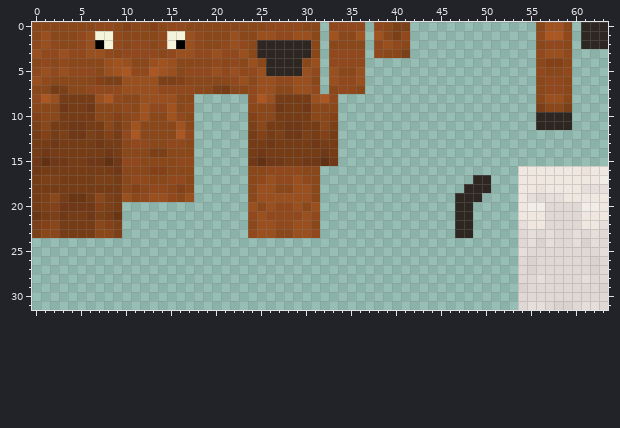
Two states of a pixel-art sprite, Textures/antelope_texture.png. The picture above is the old version.
The file is 64x32 pixels. Colours within 5 levels of each other are drawn and written as one.
The same view after the edit:
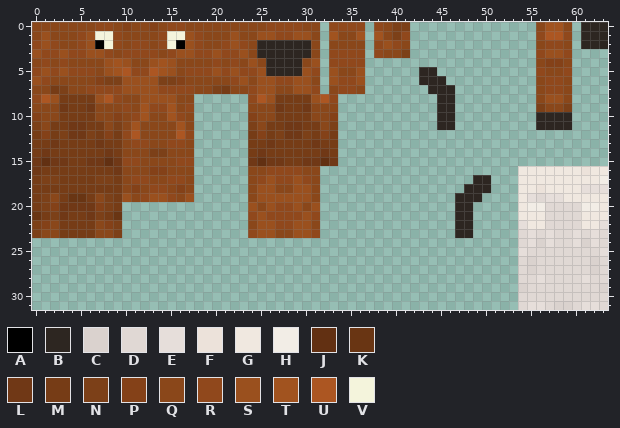
Palette (. is transparent): A #000000  B #2d2621  C #dad2ce  D #e0d8d4  E #e6deda  F #ece2da  G #f0e8e0  H #f2ede6  J #623012  K #693513  L #703816  M #763c16  N #7c4018  P #844118  Q #8a471a  R #90481c  S #9a501e  T #a1531f  U #ac5622  V #f4f4dc
Changes in this commit:
y 5: x 43..44 .. -> BB
y 6: x 43..45 ... -> BBB
y 7: x 44..46 ... -> BBB
y 8..11: x 45..46 .. -> BB
Boxes around the changes in both pictures, in picture pixels (x1, y1, x2, y2):
added: (419, 67, 455, 130)
